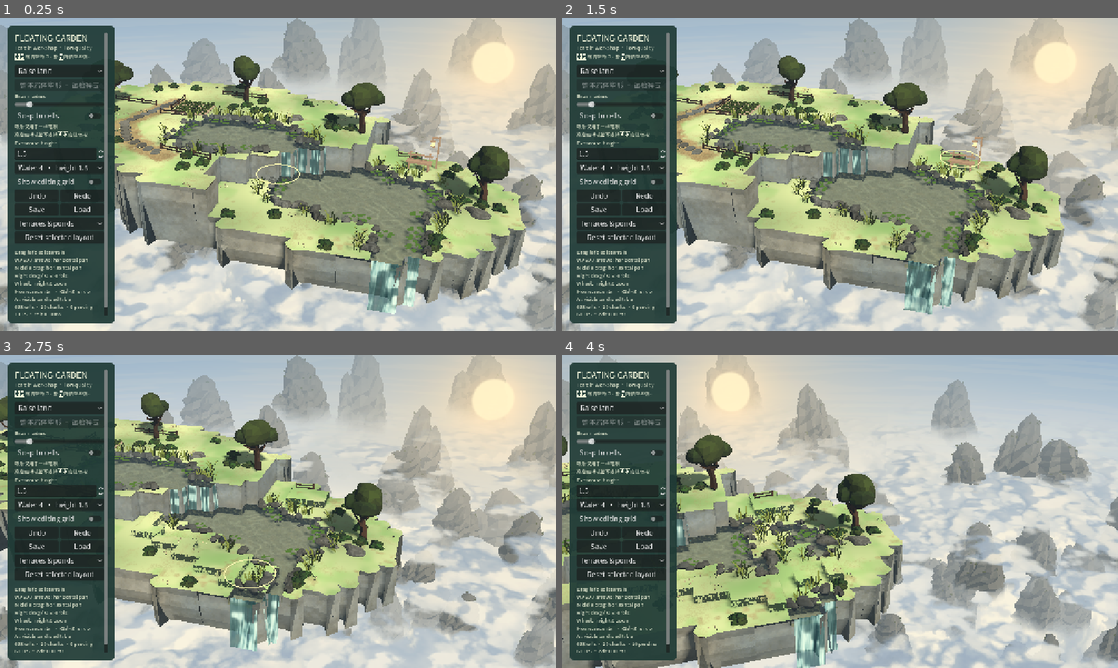
Above: before the commit, frames 1-4 (two rows, left to right).
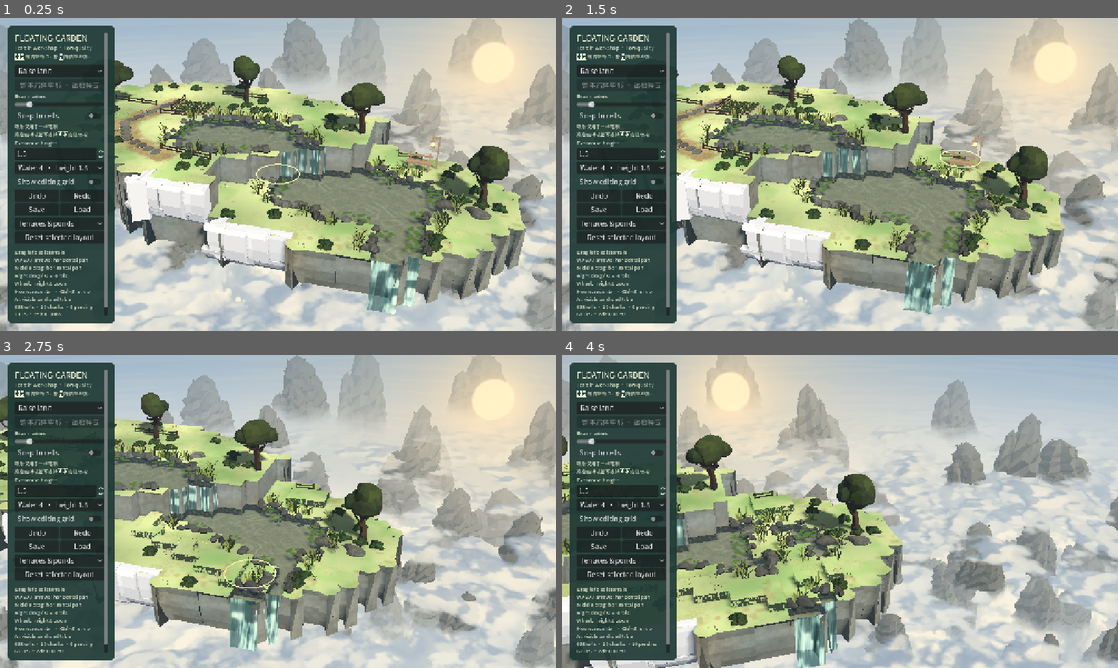
Above: after the commit, the same moments.

Repository: YI1219/Idle_and_incremental_game
Game: Godot game, scene res://scenes/terrain_editor.tscn
The game is run twice, just before and just after one commit, with the same random seed, the same clock (stepped at 60 frames per second) and the same inputs.
Inputs (mouse positions are in pixels of both pictures, inside the frame that each line leads up to):
- Up to frame 1 (0.25 s): no input
- Up to frame 2 (1.5 s): click "Raise land" at 0.5 s; tap Enter at 1.25 s; move the mouse to (962, 158) at 1.27 s; hold D from 1.28 s (still down); tap Z at 1.35 s; click (962, 158) at 1.42 s
- Up to frame 3 (2.75 s): release D at 2 s; drag from (166, 527) to (250, 574) at 2.02 s
- Up to frame 4 (4 s): move the mouse to (895, 442) at 2.77 s; hold D 2.78-3.5 s; hold E 2.78-3.5 s; drag from (812, 574) to (673, 464) at 3.52 s

The runs differ from the first frame. In frame 1, 3.8% of the frame differs, in the area x 22-53%, y 48-81%; in frame 2, 3.5%; in frame 3, 0.9%; in frame 4, 1.1%.

Commit message:
Hand-place separate rock faces on one preset cliff stretch.
Ten cropped face meshes sit on the south height break of the heightmap shell. They do not replace the island, and the frames still read as flat panels rather than the reference rock.

Co-authored-by: YI <YI1219@users.noreply.github.com>

Diff:
--- /dev/null
+++ b/art/heightmap_review/stage21/captures.json
@@ -0,0 +1,83 @@
+{
+	"adapter": "llvmpipe (LLVM 20.1.2, 256 bits)",
+	"art_accepted": false,
+	"captures": [
+		{
+			"error": 0,
+			"file": "gray_form.png",
+			"fov": 31.0,
+			"position": "(3.143187, 7.5, 25.59272)",
+			"rotation": "(-24.0, 16.0, 0.0)"
+		},
+		{
+			"error": 0,
+			"file": "gray_corner.png",
+			"fov": 31.0,
+			"position": "(4.403872, 6.5, 17.51749)",
+			"rotation": "(-26.0, 48.0, 0.0)"
+		},
+		{
+			"error": 0,
+			"file": "gray_game.png",
+			"fov": 31.0,
+			"position": "(11.36034, 21.0, 38.61823)",
+			"rotation": "(-27.0, 16.0, 0.0)"
+		},
+		{
+			"error": 0,
+			"file": "game.png",
+			"fov": 31.0,
+			"position": "(11.36034, 21.0, 38.61823)",
+			"rotation": "(-27.0, 16.0, 0.0)"
+		},
+		{
+			"error": 0,
+			"file": "whole.png",
+			"fov": 31.0,
+			"position": "(13.27737, 32.0, 52.27853)",
+			"rotation": "(-30.0, 16.0, 0.0)"
+		},
+		{
+			"error": 0,
+			"file": "reverse.png",
+			"fov": 31.0,
+			"position": "(-17.27737, 32.0, -54.27853)",
+			"rotation": "(-30.0, -164.0, 0.0)"
+		},
+		{
+			"error": 0,
+			"file": "close.png",
+			"fov": 31.0,
+			"position": "(-3.793567, 13.0, 16.6444)",
+			"rotation": "(-30.0, 16.0, 0.0)"
+		},
+		{
+			"error": 0,
+			"file": "underside.png",
+			"fov": 31.0,
+			"position": "(0.5, -8.0, 18.0)",
+			"rotation": "(27.96789, 1.789911, 0.0)"
+		},
+		{
+			"error": 0,
+			"file": "underside_sample.png",
+			"fov": 31.0,
+			"position": "(-1.0, -3.2, 16.5)",
+			"rotation": "(32.08664, 4.085617, 0.0)"
+		}
+	],
+	"forward_plus": false,
+	"generate_ms": 223.0,
+	"last_rebuild_ms": 321.974,
+	"phase": 1.25,
+	"piece_count": 33,
+	"rebuild_count": 60,
+	"renderer": "gl_compatibility",
+	"resolution": [
+		1280,
+		720
+	],
+	"scene": "res://scenes/terrain_editor.tscn",
+	"seed": 7301,
+	"shell_triangles": 4573
+}
--- /dev/null
+++ b/assets/nature/rock_faces/author_report.json
@@ -0,0 +1,165 @@
+{
+  "blender": "4.2.11 LTS",
+  "pieces": [
+    {
+      "name": "face_broad",
+      "triangles": 38,
+      "vertices": 21,
+      "bounds_min": [
+        0.0,
+        -0.41999998688697815,
+        -2.640000104904175
+      ],
+      "bounds_max": [
+        2.1500000953674316,
+        0.7200000286102295,
+        0.03999999910593033
+      ],
+      "file": "face_broad.glb"
+    },
+    {
+      "name": "face_proud",
+      "triangles": 24,
+      "vertices": 14,
+      "bounds_min": [
+        0.0,
+        -0.6600000262260437,
+        -2.640000104904175
+      ],
+      "bounds_max": [
+        1.4500000476837158,
+        0.550000011920929,
+        0.05000000074505806
+      ],
+      "file": "face_proud.glb"
+    },
+    {
+      "name": "face_setback",
+      "triangles": 24,
+      "vertices": 14,
+      "bounds_min": [
+        0.0,
+        -0.14000000059604645,
+        -2.549999952316284
+      ],
+      "bounds_max": [
+        1.850000023841858,
+        0.6800000071525574,
+        0.029999999329447746
+      ],
+      "file": "face_setback.glb"
+    },
+    {
+      "name": "lip_out",
+      "triangles": 16,
+      "vertices": 10,
+      "bounds_min": [
+        0.0,
+        -0.3199999928474426,
+        -0.41999998688697815
+      ],
+      "bounds_max": [
+        1.4500000476837158,
+        0.23999999463558197,
+        0.05999999865889549
+      ],
+      "file": "lip_out.glb"
+    },
+    {
+      "name": "lip_in",
+      "triangles": 16,
+      "vertices": 10,
+      "bounds_min": [
+        0.0,
+        -0.10000000149011612,
+        -0.4399999976158142
+      ],
+      "bounds_max": [
+        1.4500000476837158,
+        0.3199999928474426,
+        0.05000000074505806
+      ],
+      "file": "lip_in.glb"
+    },
+    {
+      "name": "tuck_long",
+      "triangles": 16,
+      "vertices": 10,
+      "bounds_min": [
+        0.0,
+        -0.2199999988079071,
+        -3.180000066757202
+      ],
+      "bounds_max": [
+        2.5999999046325684,
+        0.7799999713897705,
+        -1.850000023841858
+      ],
+      "file": "tuck_long.glb"
+    },
+    {
+      "name": "tuck_short",
+      "triangles": 16,
+      "vertices": 10,
+      "bounds_min": [
+        0.0,
+        -0.2800000011920929,
+        -3.0
+      ],
+      "bounds_max": [
+        1.399999976158142,
+        0.46000000834465027,
+        -1.7999999523162842
+      ],
+      "file": "tuck_short.glb"
+    },
+    {
+      "name": "cheek_high",
+      "triangles": 12,
+      "vertices": 8,
+      "bounds_min": [
+        0.0,
+        -0.23999999463558197,
+        -1.2799999713897705
+      ],
+      "bounds_max": [
+        0.6200000047683716,
+        0.3199999928474426,
+        0.029999999329447746
+      ],
+      "file": "cheek_high.glb"
+    },
+    {
+      "name": "cheek_low",
+      "triangles": 12,
+      "vertices": 8,
+      "bounds_min": [
+        0.0,
+        -0.1599999964237213,
+        -2.619999885559082
+      ],
+      "bounds_max": [
+        0.5799999833106995,
+        0.4399999976158142,
+        -0.949999988079071
+      ],
+      "file": "cheek_low.glb"
+    },
+    {
+      "name": "corner_plug",
+      "triangles": 20,
+      "vertices": 12,
+      "bounds_min": [
+        0.019999999552965164,
+        -0.7799999713897705,
+        -2.8499999046325684
+      ],
+      "bounds_max": [
+        1.0499999523162842,
+        0.2800000011920929,
+        0.019999999552965164
+      ],
+      "file": "corner_plug.glb"
+    }
+  ]
+}
--- a/scripts/terrain_editor/editor.gd
+++ b/scripts/terrain_editor/editor.gd
@@ -32,6 +32,8 @@
 	renderer.configure(data)
 	renderer.decoration=_create_decoration()
 	renderer.rebuild_all()
+	# Preset-only face composition. The shell under it stays authoritative.
+	add_child(preload("res://scripts/terrain_editor/rock_face_sample.gd").new())
 	add_child(camera)
 	add_child(landscape)
 	_setup_environment()
--- /dev/null
+++ b/scripts/terrain_editor/rock_face_sample.gd
@@ -0,0 +1,104 @@
+extends Node3D
+## Hand-placed cliff faces for the seed-7301 preset's south break.
+## Each child is one cropped face. The heightmap shell is still the island:
+## joins, the closed underside, and every other edge stay on that shell.
+## This is not a tiling system and it does not follow later brush edits.
+
+const GRAY := Color(0.63, 0.64, 0.66)
+
+var piece_count := 0
+
+func _ready() -> void:
+	name = "RockFaceSample"
+	_compose()
+
+func _compose() -> void:
+	var south := Vector3(0.0, 0.0, 1.0)
+	var west := Vector3(-1.0, 0.0, 0.0)
+	# Low south lip from (4, 10) to (-1, 10), top 1.5. Several faces overlap.
+	_run(Vector3(4.0, 1.5, 10.0), west, south, [
+		["lip_in", 0.05, 0.0, -0.02],
+		["face_setback", 0.0, 0.0, 0.0],
+		["tuck_long", 0.10, 0.0, 0.0],
+		["lip_out", 1.55, 0.0, 0.02],
+		["face_broad", 1.45, 0.0, 0.0],
+		["tuck_short", 2.55, 0.0, 0.02],
+		["face_proud", 2.85, 0.0, 0.04],
+		["lip_in", 3.15, 0.0, 0.0],
+		["face_setback", 3.70, 0.0, -0.02],
+		["tuck_long", 3.55, 0.0, 0.0],
+		["lip_out", 4.35, 0.0, 0.02],
+	])
+	# One-metre west return at the low terrace. Faces, not a single end cap.
+	_run(Vector3(-1.0, 1.5, 10.0), Vector3(0.0, 0.0, -1.0), west, [
+		["lip_in", 0.0, 0.0, 0.0],
+		["face_proud", 0.0, 0.0, 0.02],
+		["tuck_short", 0.05, 0.0, 0.0],
+		["cheek_low", 0.72, 0.0, 0.0],
+	])
+	# High south lip from (-2, 9) to (-7, 9), top 3.5. Different piece order.
+	_run(Vector3(-2.0, 3.5, 9.0), west, south, [
+		["cheek_high", -0.02, 0.0, -0.04],
+		["cheek_low", -0.02, 0.0, -0.02],
+		["lip_out", 0.15, 0.0, 0.02],
+		["face_broad", 0.0, 0.0, 0.0],
+		["tuck_short", 0.20, 0.0, 0.0],
+		["lip_in", 1.70, 0.0, 0.0],
+		["face_proud", 1.55, 0.0, 0.05],
+		["tuck_long", 1.40, 0.0, 0.0],
+		["face_setback", 2.70, 0.0, -0.03],
+		["lip_out", 3.05, 0.0, 0.02],
+		["tuck_short", 3.15, 0.0, 0.02],
+		["face_broad", 3.40, 0.0, 0.0],
+		["tuck_long", 3.50, 0.0, 0.0],
+		["lip_in", 4.40, 0.0, 0.0],
+		["corner_plug", 4.15, 0.0, 0.0],
+	])
+	# West return of the high corner. The plug above only fills the fold.
+	_run(Vector3(-7.0, 3.5, 9.0), Vector3(0.0, 0.0, -1.0), west, [
+		["lip_out", 0.05, 0.0, 0.0],
+		["face_setback", 0.0, 0.0, 0.0],
+		["tuck_short", 0.10, 0.0, 0.0],
+	])
+
+func _run(origin: Vector3, along: Vector3, out: Vector3, spots: Array) -> void:
+	for spot in spots:
+		var row: Array = spot
+		_place(origin, along, out, String(row[0]), float(row[1]), float(row[2]), float(row[3]))
+
+func _place(origin: Vector3, along: Vector3, out: Vector3, piece: String, at: float, lift: float, outward: float) -> void:
+	var inst := MeshInstance3D.new()
+	inst.name = "%s_%d" % [piece, piece_count]
+	inst.mesh = _mesh(piece)
+	inst.material_override = _material()
+	inst.position = origin + along * at + Vector3.UP * lift + out * outward
+	inst.basis = Basis(along, Vector3.UP, out)
+	inst.cast_shadow = GeometryInstance3D.SHADOW_CASTING_SETTING_ON
+	add_child(inst)
+	piece_count += 1
+
+func _mesh(piece: String) -> Mesh:
+	var packed := load("res://assets/nature/rock_faces/%s.glb" % piece) as PackedScene
+	var root := packed.instantiate()
+	var found: Mesh = _find_mesh(root)
+	root.free()
+	return found
+
+func _find_mesh(node: Node) -> Mesh:
+	if node is MeshInstance3D:
+		var inst := node as MeshInstance3D
+		if inst.mesh != null:
+			return inst.mesh
+	for child in node.get_children():
+		var found := _find_mesh(child)
+		if found != null:
+			return found
+	return null
+
+func _material() -> StandardMaterial3D:
+	var mat := StandardMaterial3D.new()
+	mat.albedo_color = GRAY
+	mat.roughness = 0.94
+	mat.metallic = 0.0
+	mat.specular_mode = BaseMaterial3D.SPECULAR_DISABLED
+	return mat
--- a/scripts/terrain_editor/terrain_renderer.gd
+++ b/scripts/terrain_editor/terrain_renderer.gd
@@ -27,6 +27,9 @@
 var materials:Dictionary={}
 var rebuild_count:=0
 var last_rebuild_ms:=0.0
+## Matte gray mass sample. Restores the live materials and props when cleared.
+var mass_sample:=false
+var _sample_material:ShaderMaterial
 var decoration:RefCounted
 ## Edits grow into place over MORPH_SECONDS. A full rebuild snaps.
 const MORPH_SECONDS:=.55
@@ -220,10 +223,13 @@
 		instance.name=key
 		instance.mesh=geometry[key]
 		instance.material_override=materials[key]
+		if mass_sample and (key=="grass" or key=="cliff"):
+			instance.material_override=_mass_sample_material()
+		instance.visible=not mass_sample or key=="grass" or key=="cliff"
 		instance.cast_shadow=GeometryInstance3D.SHADOW_CASTING_SETTING_OFF if key in ["water","waterfall"] else GeometryInstance3D.SHADOW_CASTING_SETTING_ON
 		node.add_child(instance)
 	_pending_chunks[chunk]=node
-	if decoration!=null:
+	if decoration!=null and not mass_sample:
 		decoration.contours=field
 		decoration.omit_contour_columns=active_shell=="heightmap"
 		decoration.populate(node,_build_data,chunk)
@@ -349,6 +355,18 @@
 func has_pending_updates()->bool:
 	return data!=null and (not _build_queue.is_empty() or not data.dirty_chunks.is_empty() or _contour_revision!=data.revision)
 
+func set_mass_sample(enabled:bool)->void:
+	mass_sample=enabled
+	if props!=null:
+		props.visible=not enabled
+	rebuild_all()
+
+func _mass_sample_material()->ShaderMaterial:
+	if _sample_material==null:
+		_sample_material=ShaderMaterial.new()
+		_sample_material.shader=load("res://shaders/terrain_editor/mass_sample.gdshader")
+	return _sample_material
+
 func rebuild_all()->void:
 	_snap_next=true
 	_discard_pending()
--- /dev/null
+++ b/shaders/terrain_editor/mass_sample.gdshader
@@ -0,0 +1,8 @@
+shader_type spatial;
+render_mode cull_disabled;
+// Flat matte gray for the rock-mass sample. No texture grain.
+void fragment(){
+	ALBEDO = vec3(0.63, 0.64, 0.66);
+	ROUGHNESS = 0.94;
+	SPECULAR = 0.04;
+}
Binary file added: art/heightmap_review/stage21/close.png
Binary file added: art/heightmap_review/stage21/game.png
Binary file added: art/heightmap_review/stage21/gray_corner.png
Binary file added: art/heightmap_review/stage21/gray_form.png
Binary file added: art/heightmap_review/stage21/gray_game.png
Binary file added: art/heightmap_review/stage21/reverse.png
Binary file added: art/heightmap_review/stage21/underside.png
Binary file added: art/heightmap_review/stage21/underside_sample.png
Binary file added: art/heightmap_review/stage21/whole.png
Binary file added: assets/nature/rock_faces/cheek_high.glb
Not shown, added: assets/nature/rock_faces/cheek_high.glb.import
Binary file added: assets/nature/rock_faces/cheek_low.glb
(and 22 more such lines)
